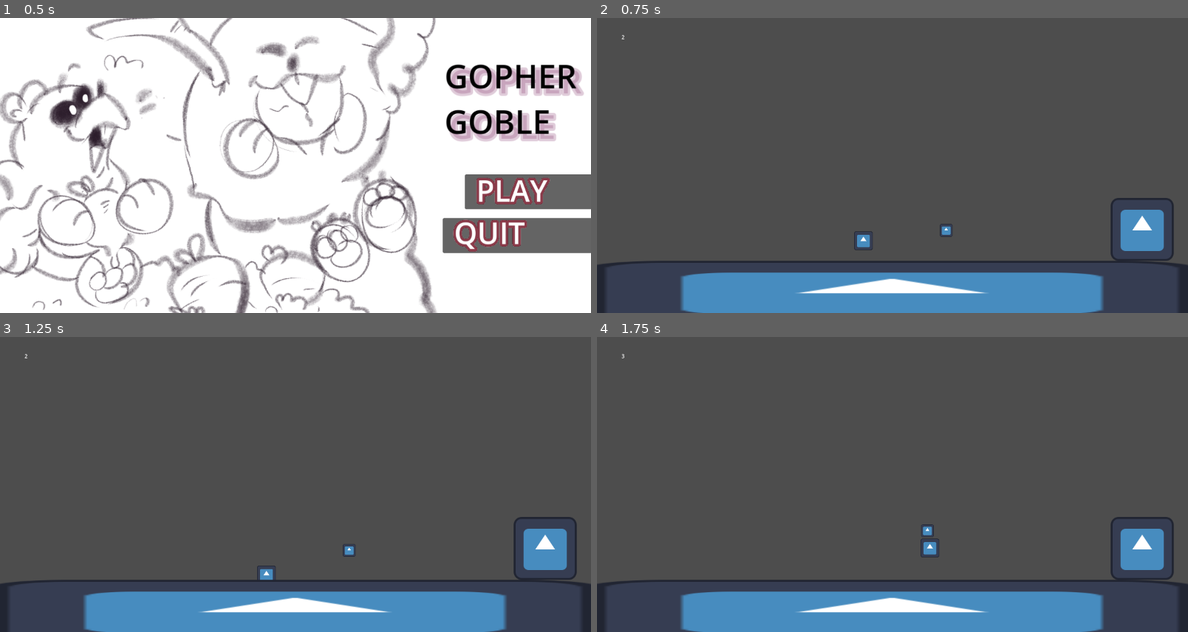
Above: before the commit, frames 1-4 (two rows, left to right).
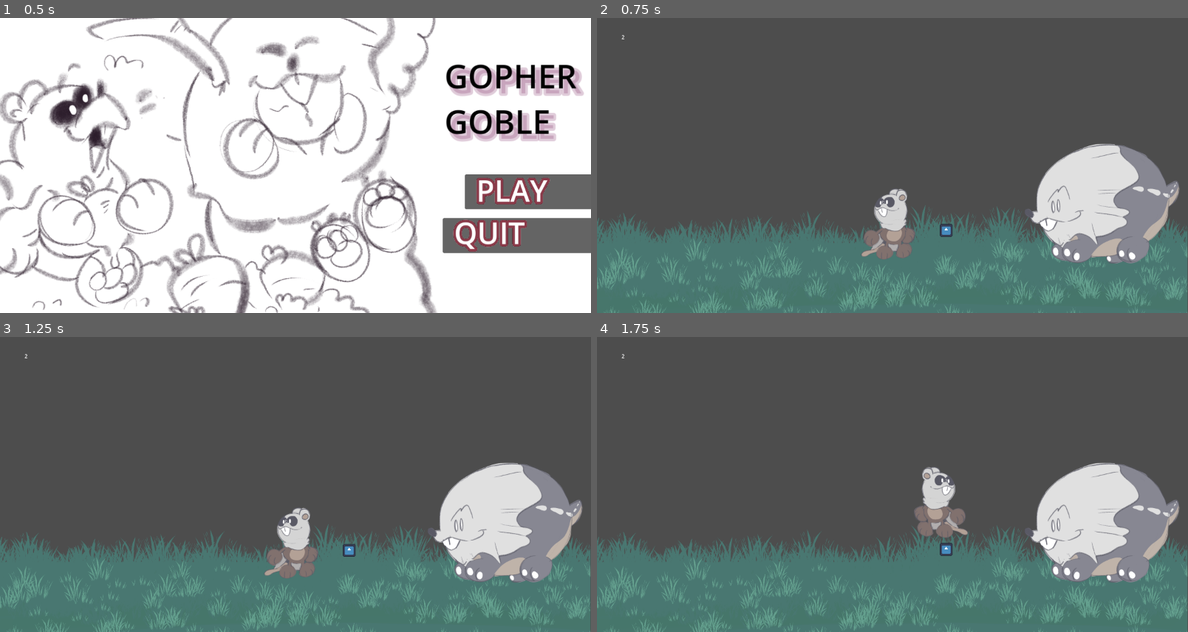
Above: after the commit, the same moments.

Repository: Kapioga/Gopher-Goble
Game: Godot game, scene res://Scenes/start_screen.tscn
Same seed, same stepped clock (60 frames per second), same inputs: the game is played once before the commit and once after it. The engine's default icon, where the game draws it, is replaced by a stand-in: a white triangle on a blue panel in a dark square.
Inputs (mouse positions are in pixels of both pictures, inside the frame that each line leads up to):
- Up to frame 1 (0.5 s): no input
- Up to frame 2 (0.75 s): click "PLAY" at 0.5 s
- Up to frame 3 (1.25 s): no input
- Up to frame 4 (1.75 s): tap Enter (ui_accept) at 1.25, 1.52 s; move the mouse to (1022, 469) at 1.27 s; hold Right (Right) from 1.28 s (still down); tap Up (Space) at 1.35 s

Frame 1 is identical in both runs. In frame 2, 35% of the frame differs, in the area x 0-100%, y 42-100%; in frame 3, 35%; in frame 4, 35%, in the area x 0-100%, y 6-100%.

Commit message:
Added visual assets on stage (test)

Diff:
--- a/Scenes/Game_Main.tscn
+++ b/Scenes/Game_Main.tscn
@@ -6,7 +6,7 @@
 [ext_resource type="PackedScene" uid="uid://caqqaot1qaopc" path="res://Scenes/Platform.tscn" id="3_rcexr"]
 [ext_resource type="PackedScene" uid="uid://ca3pdihfb255" path="res://Scenes/gopher.tscn" id="4_nnyj8"]
 [ext_resource type="PackedScene" uid="uid://d3rjdb1ycdumj" path="res://temp_borders.tscn" id="5_prq3j"]
-[ext_resource type="Script" path="res://Scenes/MainControls.gd" id="7_g8tlq"]
+[ext_resource type="Script" path="res://Scripts/MainControls.gd" id="7_x7n8j"]
 
 [sub_resource type="RectangleShape2D" id="RectangleShape2D_4jxgm"]
 size = Vector2(38, 46)
@@ -14,14 +14,14 @@
 [node name="GameMain" type="Node2D"]
 script = ExtResource("1_nodvi")
 
-[node name="Player" parent="." instance=ExtResource("2_rhvfy")]
-position = Vector2(541, 438)
-
 [node name="Platform" parent="." instance=ExtResource("3_rcexr")]
 position = Vector2(599, 558)
 
+[node name="Player" parent="." instance=ExtResource("2_rhvfy")]
+position = Vector2(591, 413)
+
 [node name="Gopher" parent="." instance=ExtResource("4_nnyj8")]
-position = Vector2(1107, 430)
+position = Vector2(1027, 382)
 
 [node name="TempBorders" parent="." instance=ExtResource("5_prq3j")]
 visible = false
@@ -49,7 +49,7 @@
 anchors_preset = 0
 offset_right = 40.0
 offset_bottom = 40.0
-script = ExtResource("7_g8tlq")
+script = ExtResource("7_x7n8j")
 
 [connection signal="area_entered" from="Veggie/ScoreDetect" to="." method="_on_score_detect_area_entered"]
 [connection signal="area_entered" from="Veggie/ScoreDetect" to="Player" method="_on_score_detect_veggie_entered"]
--- a/Scenes/Platform.tscn
+++ b/Scenes/Platform.tscn
@@ -1,16 +1,15 @@
 [gd_scene load_steps=3 format=3 uid="uid://caqqaot1qaopc"]
 
-[ext_resource type="Texture2D" uid="uid://yjl2s5idrpga" path="res://icon.svg" id="1_ihswc"]
+[ext_resource type="Texture2D" uid="uid://by3q35pn4vuc7" path="res://Assets/Backgrounds/Test_floor.png" id="1_q7c5b"]
 
 [sub_resource type="RectangleShape2D" id="RectangleShape2D_g1ewx"]
-size = Vector2(1253, 116)
+size = Vector2(1253, 126)
 
 [node name="Platform" type="StaticBody2D"]
 
 [node name="Sprite2D" type="Sprite2D" parent="."]
-scale = Vector2(9.69141, 1)
-texture = ExtResource("1_ihswc")
+texture = ExtResource("1_q7c5b")
 
 [node name="CollisionShape2D" type="CollisionShape2D" parent="."]
-position = Vector2(0, 2)
+position = Vector2(0, -3)
 shape = SubResource("RectangleShape2D_g1ewx")
--- a/Scenes/Player.tscn
+++ b/Scenes/Player.tscn
@@ -1,30 +1,28 @@
 [gd_scene load_steps=5 format=3 uid="uid://ba3pp6fceq343"]
 
 [ext_resource type="Script" path="res://Scripts/Player.gd" id="1_y1cr8"]
-[ext_resource type="Texture2D" uid="uid://yjl2s5idrpga" path="res://icon.svg" id="2_jnavv"]
+[ext_resource type="Texture2D" uid="uid://d58fa2eoc84c" path="res://Assets/Characters/Puppet_still.png" id="2_h76jg"]
 
 [sub_resource type="RectangleShape2D" id="RectangleShape2D_lmrs2"]
-size = Vector2(42, 43)
+size = Vector2(58, 84)
 
 [sub_resource type="RectangleShape2D" id="RectangleShape2D_7jssq"]
-size = Vector2(37, 37)
+size = Vector2(220, 290)
 
 [node name="Player" type="CharacterBody2D"]
 position = Vector2(0, -13)
+scale = Vector2(0.5, 0.5)
 script = ExtResource("1_y1cr8")
 
 [node name="DetectVeggie" type="Area2D" parent="."]
 
 [node name="CollisionShape2D" type="CollisionShape2D" parent="DetectVeggie"]
-visible = false
-position = Vector2(0, 0.5)
+position = Vector2(-1, 2)
 shape = SubResource("RectangleShape2D_lmrs2")
 
 [node name="Sprite2D" type="Sprite2D" parent="."]
-scale = Vector2(0.3, 0.3)
-texture = ExtResource("2_jnavv")
+texture = ExtResource("2_h76jg")
 
 [node name="CollisionShape2D" type="CollisionShape2D" parent="."]
-visible = false
-position = Vector2(-0.5, -0.5)
+position = Vector2(-2, 9)
 shape = SubResource("RectangleShape2D_7jssq")
--- a/Scenes/gopher.tscn
+++ b/Scenes/gopher.tscn
@@ -1,26 +1,27 @@
 [gd_scene load_steps=4 format=3 uid="uid://ca3pdihfb255"]
 
-[ext_resource type="Texture2D" uid="uid://yjl2s5idrpga" path="res://icon.svg" id="1_x60de"]
+[ext_resource type="Texture2D" uid="uid://dsc16k7pu6k5d" path="res://Assets/Characters/Kibble_still.png" id="1_60f7g"]
 
 [sub_resource type="RectangleShape2D" id="RectangleShape2D_w8bfn"]
-size = Vector2(121, 127)
+size = Vector2(538, 486)
 
 [sub_resource type="RectangleShape2D" id="RectangleShape2D_1fyyo"]
-size = Vector2(116, 122)
+size = Vector2(534, 488)
 
 [node name="Gopher" type="StaticBody2D"]
+scale = Vector2(0.5, 0.5)
 
 [node name="AnimationPlayer" type="AnimationPlayer" parent="."]
 
 [node name="Sprite2D" type="Sprite2D" parent="."]
-texture = ExtResource("1_x60de")
+texture = ExtResource("1_60f7g")
 
 [node name="CollisionShape2D" type="CollisionShape2D" parent="."]
-position = Vector2(-1.5, -0.5)
+position = Vector2(1, -11)
 shape = SubResource("RectangleShape2D_w8bfn")
 
 [node name="Detect food" type="Area2D" parent="." groups=["Gopher"]]
 
 [node name="CollisionShape2D" type="CollisionShape2D" parent="Detect food"]
-position = Vector2(1, 0)
+position = Vector2(1, -10)
 shape = SubResource("RectangleShape2D_1fyyo")
--- a/Scenes/start_screen.tscn
+++ b/Scenes/start_screen.tscn
@@ -1,6 +1,6 @@
 [gd_scene load_steps=9 format=3 uid="uid://gekie6itfhei"]
 
-[ext_resource type="Script" path="res://Scenes/start_screen.gd" id="1_nrq8w"]
+[ext_resource type="Script" path="res://Scripts/start_screen.gd" id="1_nrq8w"]
 [ext_resource type="Texture2D" uid="uid://mp8ndbxat5co" path="res://Assets/Splashscreen/Splash screen Gopher.png" id="2_rql08"]
 
 [sub_resource type="LabelSettings" id="LabelSettings_ej6qv"]
--- a/Scripts/Player.gd
+++ b/Scripts/Player.gd
@@ -10,13 +10,14 @@
 # Get the gravity from the project settings to be synced with RigidBody nodes.
 var gravity = ProjectSettings.get_setting("physics/2d/default_gravity")
 var grabbed = false
+@onready var sprite_2d = $Sprite2D
 
 func _physics_process(delta):
 	gravity_check(delta)
 	jump()
 	controls_dir()
 	crouch()
-
+	sprite_dir()
 	move_and_slide()
 
 func gravity_check(delta):
@@ -29,6 +30,15 @@
 		velocity.x = direction * SPEED
 	else:
 		velocity.x = move_toward(velocity.x, 0, SPEED)
+
+func sprite_dir():
+	#var player_turn =
+	if velocity.x >= 1:
+		sprite_2d.flip_h = true
+	if velocity.x <= 1:
+		sprite_2d.flip_h = false
+	elif velocity.x == 0:
+		sprite_2d.flip_h = true
 
 func jump():
 	if Input.is_action_just_pressed("ui_accept") and is_on_floor():
Binary file added: Assets/Backgrounds/Test_floor.png
Not shown, added: Assets/Backgrounds/Test_floor.png.import
Binary file added: Assets/Characters/Kibble_still.png
Not shown, added: Assets/Characters/Kibble_still.png.import
Binary file added: Assets/Characters/Puppet_still.png
Not shown, added: Assets/Characters/Puppet_still.png.import
Renamed: Scenes/MainControls.gd -> Scripts/MainControls.gd
Renamed: Scenes/start_screen.gd -> Scripts/start_screen.gd
Not shown, added: export_presets.cfg
Not shown, added: Assets/Backgrounds/Test_floor.clip
Not shown, changed: Planning/Lil mouse dude.clip
Not shown, added: Planning/Puppet walk.clip
(and 1 more such lines)
